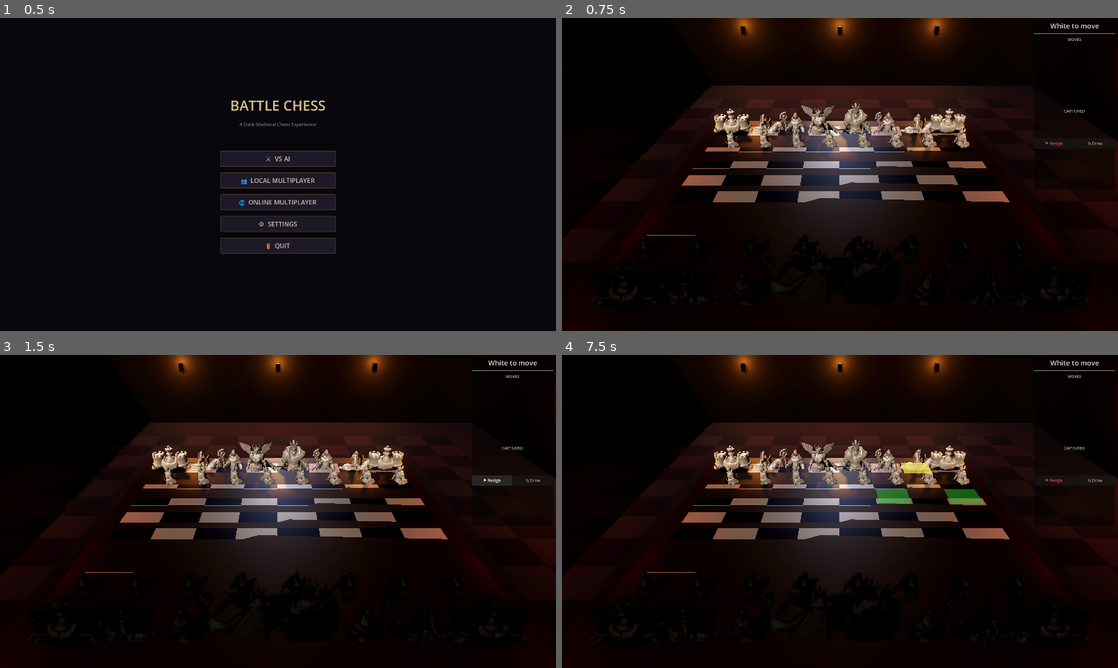
Above: before the commit, frames 1-4 (two rows, left to right).
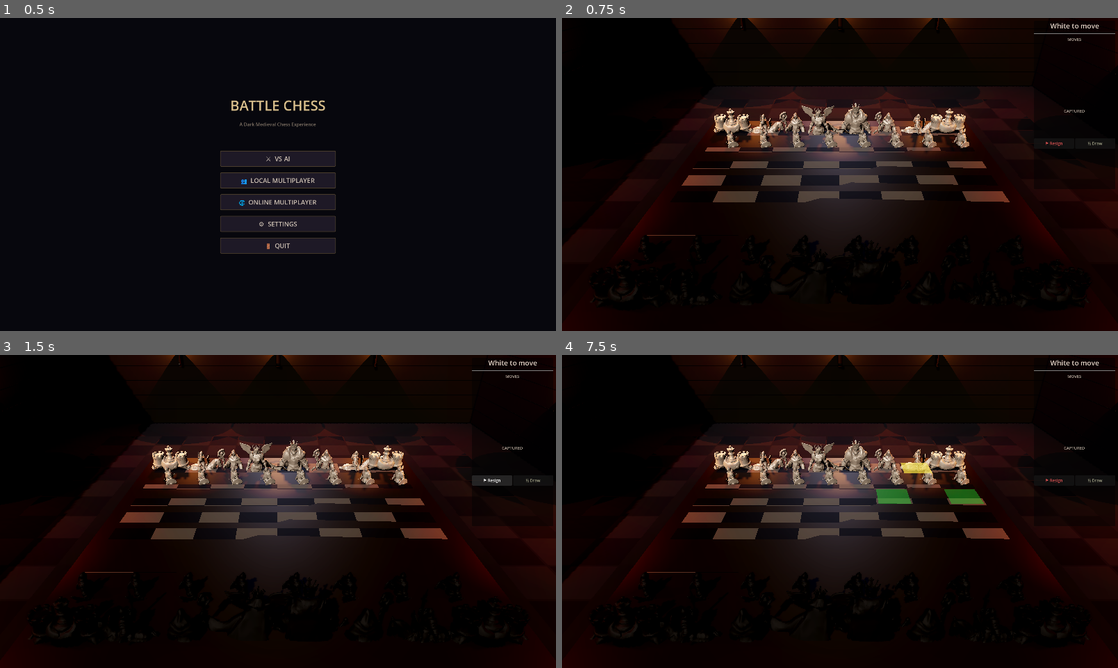
Above: after the commit, the same moments.

Repository: jmmcclure/battlechess
Game: Godot game, scene res://scenes/main.tscn
Same seed, same stepped clock (60 frames per second), same inputs: the game is played once before the commit and once after it.
Inputs (mouse positions are in pixels of both pictures, inside the frame that each line leads up to):
- Up to frame 1 (0.5 s): no input
- Up to frame 2 (0.75 s): click "⚔ VS AI" at 0.5 s
- Up to frame 3 (1.5 s): click "⚑ Resign" at 1.25 s
- Up to frame 4 (7.5 s): click "½ Draw" at 2 s; click "⚑ Resign" at 2.75 s; click "½ Draw" at 3.5 s; click "⚑ Resign" at 4.25 s; click "½ Draw" at 5 s; tap Enter at 5.75, 7.25 s; move the mouse to (962, 495) at 5.77 s; click (962, 495) at 5.92 s; tap Space at 6.02, 6.5 s; drag from (728, 527) to (812, 574) at 6.52 s; move the mouse to (895, 442) at 7.27 s; click (895, 442) at 7.42 s

Frame 1 is identical in both runs. In frame 2, 6.9% of the frame differs, in the area x 0-100%, y 0-72%; in frame 3, 6.9%; in frame 4, 6.8%.

Commit message:
Medieval castle: stone walls, flaming torches, better board
- Stone walls with mortar line detail (horizontal block pattern)
- Proper medieval torches: iron bracket, wood handle, pitch head,
  fire particle emitter with emissive flame material, warm omni light
- Board squares toned down: dark walnut vs aged sandstone
- Removed AABB-based scaling, using direct uniform scale per piece
- Pieces slightly lifted above board surface

Co-authored-by: Copilot <223556219+Copilot@users.noreply.github.com>

Diff:
--- a/scripts/chess/board.gd
+++ b/scripts/chess/board.gd
@@ -307,15 +307,15 @@
 
 			var mat := StandardMaterial3D.new()
 			if (rank + file) % 2 == 0:
-				# Dark squares — polished dark wood/obsidian
-				mat.albedo_color = Color(0.08, 0.06, 0.05)
-				mat.metallic = 0.15
-				mat.roughness = 0.4
+				# Dark squares — dark walnut wood
+				mat.albedo_color = Color(0.12, 0.08, 0.05)
+				mat.metallic = 0.08
+				mat.roughness = 0.55
 			else:
-				# Light squares — warm ivory/marble
-				mat.albedo_color = Color(0.55, 0.48, 0.4)
-				mat.metallic = 0.05
-				mat.roughness = 0.35
+				# Light squares — aged sandstone
+				mat.albedo_color = Color(0.4, 0.34, 0.26)
+				mat.metallic = 0.03
+				mat.roughness = 0.6
 			square.material_override = mat
 
 			square.position = Vector3(
--- a/scripts/game_controller.gd
+++ b/scripts/game_controller.gd
@@ -130,60 +130,36 @@
 	frame.name = "BoardFrame"
 	add_child(frame)
 
-	# === Castle walls ===
-	var wall_color := Color(0.14, 0.12, 0.1)
+	# === Castle walls with stone block pattern ===
 	var wall_height: float = 12.0
-	var wall_thickness: float = 1.0
+	var wall_thickness: float = 1.5
 	var wall_distance: float = 18.0
 
-	# Back wall (behind black pieces)
-	_build_wall(Vector3(0, wall_height / 2.0, -wall_distance),
-		Vector3(wall_distance * 2.5, wall_height, wall_thickness), wall_color, "BackWall")
+	# Back wall (behind black pieces — negative Z)
+	_build_stone_wall(Vector3(0, wall_height / 2.0, -wall_distance),
+		Vector3(wall_distance * 2.5, wall_height, wall_thickness), "BackWall")
 	# Left wall
-	_build_wall(Vector3(-wall_distance, wall_height / 2.0, 0),
-		Vector3(wall_thickness, wall_height, wall_distance * 2.5), wall_color, "LeftWall")
+	_build_stone_wall(Vector3(-wall_distance, wall_height / 2.0, 0),
+		Vector3(wall_thickness, wall_height, wall_distance * 2.5), "LeftWall")
 	# Right wall
-	_build_wall(Vector3(wall_distance, wall_height / 2.0, 0),
-		Vector3(wall_thickness, wall_height, wall_distance * 2.5), wall_color, "RightWall")
-
-	# === Wall sconce torches ===
-	var sconce_positions := [
-		# Back wall sconces
-		Vector3(-8, 5, -wall_distance + 1.0),
-		Vector3(0, 5, -wall_distance + 1.0),
-		Vector3(8, 5, -wall_distance + 1.0),
-		# Left wall sconces
-		Vector3(-wall_distance + 1.0, 5, -6),
-		Vector3(-wall_distance + 1.0, 5, 6),
-		# Right wall sconces
-		Vector3(wall_distance - 1.0, 5, -6),
-		Vector3(wall_distance - 1.0, 5, 6),
+	_build_stone_wall(Vector3(wall_distance, wall_height / 2.0, 0),
+		Vector3(wall_thickness, wall_height, wall_distance * 2.5), "RightWall")
+
+	# === Flaming wall torches ===
+	var torch_positions := [
+		# Back wall
+		Vector3(-8, 5.5, -wall_distance + 1.2),
+		Vector3(0, 5.5, -wall_distance + 1.2),
+		Vector3(8, 5.5, -wall_distance + 1.2),
+		# Left wall
+		Vector3(-wall_distance + 1.2, 5.5, -6),
+		Vector3(-wall_distance + 1.2, 5.5, 6),
+		# Right wall
+		Vector3(wall_distance - 1.2, 5.5, -6),
+		Vector3(wall_distance - 1.2, 5.5, 6),
 	]
-	for i in range(sconce_positions.size()):
-		# Torch bracket (small box)
-		var bracket := MeshInstance3D.new()
-		var bracket_mesh := BoxMesh.new()
-		bracket_mesh.size = Vector3(0.3, 0.6, 0.3)
-		bracket.mesh = bracket_mesh
-		bracket.position = sconce_positions[i] - Vector3(0, 0.3, 0)
-		var bracket_mat := StandardMaterial3D.new()
-		bracket_mat.albedo_color = Color(0.15, 0.1, 0.05)
-		bracket_mat.metallic = 0.6
-		bracket_mat.roughness = 0.4
-		bracket.material_override = bracket_mat
-		bracket.name = "TorchBracket_%d" % i
-		add_child(bracket)
-
-		# Warm torch light
-		var torch := OmniLight3D.new()
-		torch.position = sconce_positions[i]
-		torch.light_color = Color(1.0, 0.6, 0.2)
-		torch.light_energy = 3.0
-		torch.omni_range = 16.0
-		torch.omni_attenuation = 1.3
-		torch.shadow_enabled = true
-		torch.name = "Sconce_%d" % i
-		add_child(torch)
+	for i in range(torch_positions.size()):
+		_build_torch(torch_positions[i], i)
 
 	# === Ceiling (dark, barely visible) ===
 	var ceiling := MeshInstance3D.new()
@@ -231,19 +207,133 @@
 	add_child(fill_light)
 
 
-func _build_wall(pos: Vector3, size: Vector3, color: Color, wall_name: String) -> void:
+func _build_stone_wall(pos: Vector3, size: Vector3, wall_name: String) -> void:
+	# Main wall slab
 	var wall := MeshInstance3D.new()
 	var box := BoxMesh.new()
 	box.size = size
 	wall.mesh = box
 	wall.position = pos
 	var mat := StandardMaterial3D.new()
-	mat.albedo_color = color
-	mat.roughness = 0.9
+	mat.albedo_color = Color(0.16, 0.14, 0.12)
+	mat.roughness = 0.92
 	mat.metallic = 0.02
 	wall.material_override = mat
 	wall.name = wall_name
 	add_child(wall)
+
+	# Stone block lines — horizontal mortar lines
+	var block_mat := StandardMaterial3D.new()
+	block_mat.albedo_color = Color(0.08, 0.07, 0.06)
+	block_mat.roughness = 1.0
+	var is_z_wall: bool = size.x > size.z  # back wall faces Z
+	var block_height: float = 1.2
+	var num_rows: int = int(size.y / block_height)
+	for row in range(num_rows):
+		var mortar := MeshInstance3D.new()
+		var mortar_mesh := BoxMesh.new()
+		if is_z_wall:
+			mortar_mesh.size = Vector3(size.x + 0.02, 0.06, size.z + 0.04)
+		else:
+			mortar_mesh.size = Vector3(size.x + 0.04, 0.06, size.z + 0.02)
+		mortar.mesh = mortar_mesh
+		mortar.position = Vector3(pos.x, pos.y - size.y / 2.0 + row * block_height + block_height, pos.z)
+		mortar.material_override = block_mat
+		mortar.name = "%s_Mortar_%d" % [wall_name, row]
+		add_child(mortar)
+
+
+func _build_torch(pos: Vector3, idx: int) -> void:
+	# Iron bracket — angled arm from wall
+	var bracket := MeshInstance3D.new()
+	var bracket_mesh := BoxMesh.new()
+	bracket_mesh.size = Vector3(0.12, 0.12, 0.8)
+	bracket.mesh = bracket_mesh
+	bracket.position = pos - Vector3(0, 0.6, 0)
+	bracket.rotation_degrees.x = -20
+	var iron_mat := StandardMaterial3D.new()
+	iron_mat.albedo_color = Color(0.08, 0.06, 0.05)
+	iron_mat.metallic = 0.7
+	iron_mat.roughness = 0.35
+	bracket.material_override = iron_mat
+	bracket.name = "TorchBracket_%d" % idx
+	add_child(bracket)
+
+	# Wooden torch handle
+	var handle := MeshInstance3D.new()
+	var cyl := CylinderMesh.new()
+	cyl.top_radius = 0.06
+	cyl.bottom_radius = 0.08
+	cyl.height = 1.2
+	handle.mesh = cyl
+	handle.position = pos - Vector3(0, 0.1, 0)
+	var wood_mat := StandardMaterial3D.new()
+	wood_mat.albedo_color = Color(0.25, 0.15, 0.06)
+	wood_mat.roughness = 0.85
+	handle.material_override = wood_mat
+	handle.name = "TorchHandle_%d" % idx
+	add_child(handle)
+
+	# Torch head — wrapped cloth/pitch
+	var head := MeshInstance3D.new()
+	var head_mesh := CylinderMesh.new()
+	head_mesh.top_radius = 0.12
+	head_mesh.bottom_radius = 0.1
+	head_mesh.height = 0.3
+	head.mesh = head_mesh
+	head.position = pos + Vector3(0, 0.5, 0)
+	var pitch_mat := StandardMaterial3D.new()
+	pitch_mat.albedo_color = Color(0.1, 0.05, 0.02)
+	pitch_mat.roughness = 1.0
+	head.material_override = pitch_mat
+	head.name = "TorchHead_%d" % idx
+	add_child(head)
+
+	# Fire particles
+	var fire := GPUParticles3D.new()
+	fire.position = pos + Vector3(0, 0.75, 0)
+	fire.amount = 30
+	fire.lifetime = 0.8
+	fire.emitting = true
+	fire.name = "TorchFire_%d" % idx
+
+	var fire_mat := ParticleProcessMaterial.new()
+	fire_mat.direction = Vector3(0, 1, 0)
+	fire_mat.spread = 15.0
+	fire_mat.initial_velocity_min = 0.5
+	fire_mat.initial_velocity_max = 1.5
+	fire_mat.gravity = Vector3(0, 2.0, 0)
+	fire_mat.scale_min = 0.08
+	fire_mat.scale_max = 0.2
+	fire_mat.color = Color(1.0, 0.6, 0.1)
+	fire.process_material = fire_mat
+
+	var flame_mesh := SphereMesh.new()
+	flame_mesh.radius = 0.08
+	flame_mesh.height = 0.16
+	fire.draw_pass_1 = flame_mesh
+
+	# Emissive flame material
+	var flame_mat := StandardMaterial3D.new()
+	flame_mat.albedo_color = Color(1.0, 0.5, 0.05)
+	flame_mat.emission_enabled = true
+	flame_mat.emission = Color(1.0, 0.4, 0.05)
+	flame_mat.emission_energy_multiplier = 3.0
+	flame_mat.shading_mode = BaseMaterial3D.SHADING_MODE_UNSHADED
+	fire.material_override = flame_mat
+
+	add_child(fire)
+
+	# Warm flickering light
+	var light := OmniLight3D.new()
+	light.position = pos + Vector3(0, 0.8, 0)
+	light.light_color = Color(1.0, 0.55, 0.15)
+	light.light_energy = 3.5
+	light.omni_range = 16.0
+	light.omni_attenuation = 1.2
+	light.shadow_enabled = true
+	light.name = "TorchLight_%d" % idx
+	add_child(light)
 
 
 func _on_game_started(_mode: String) -> void:
